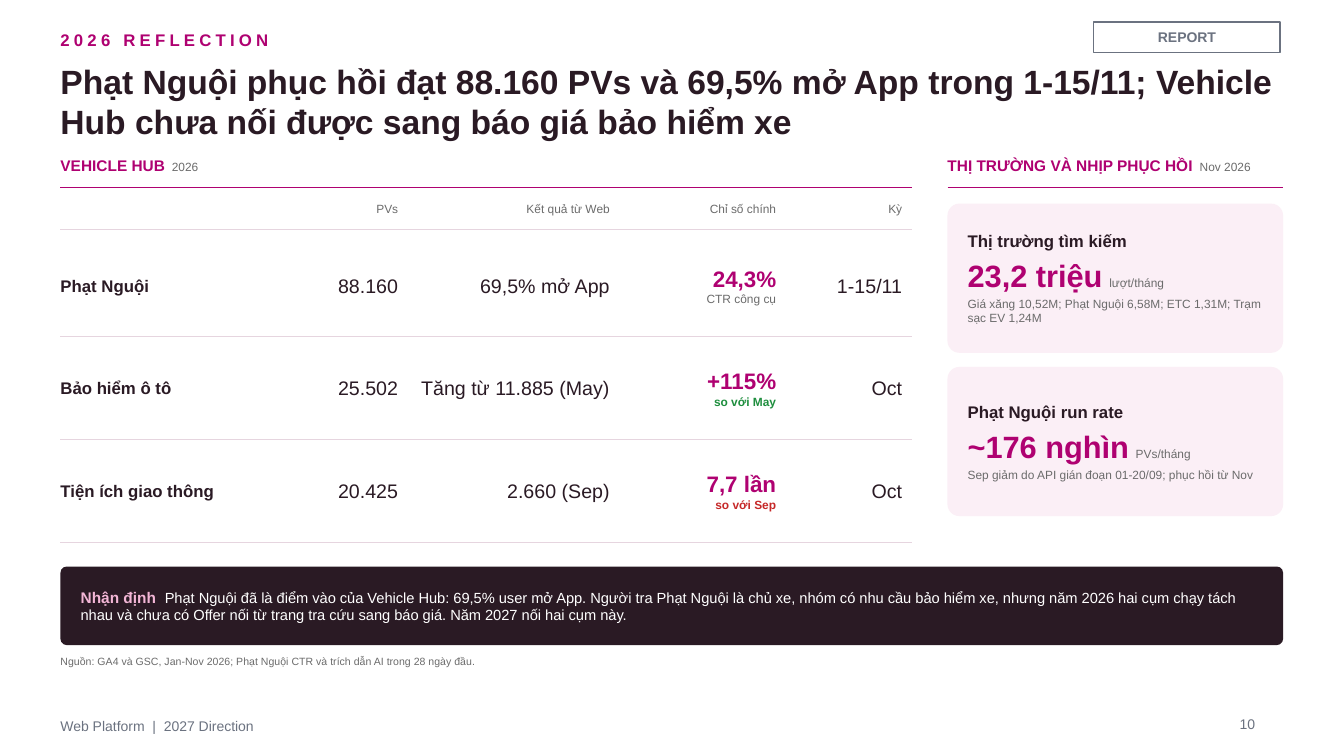
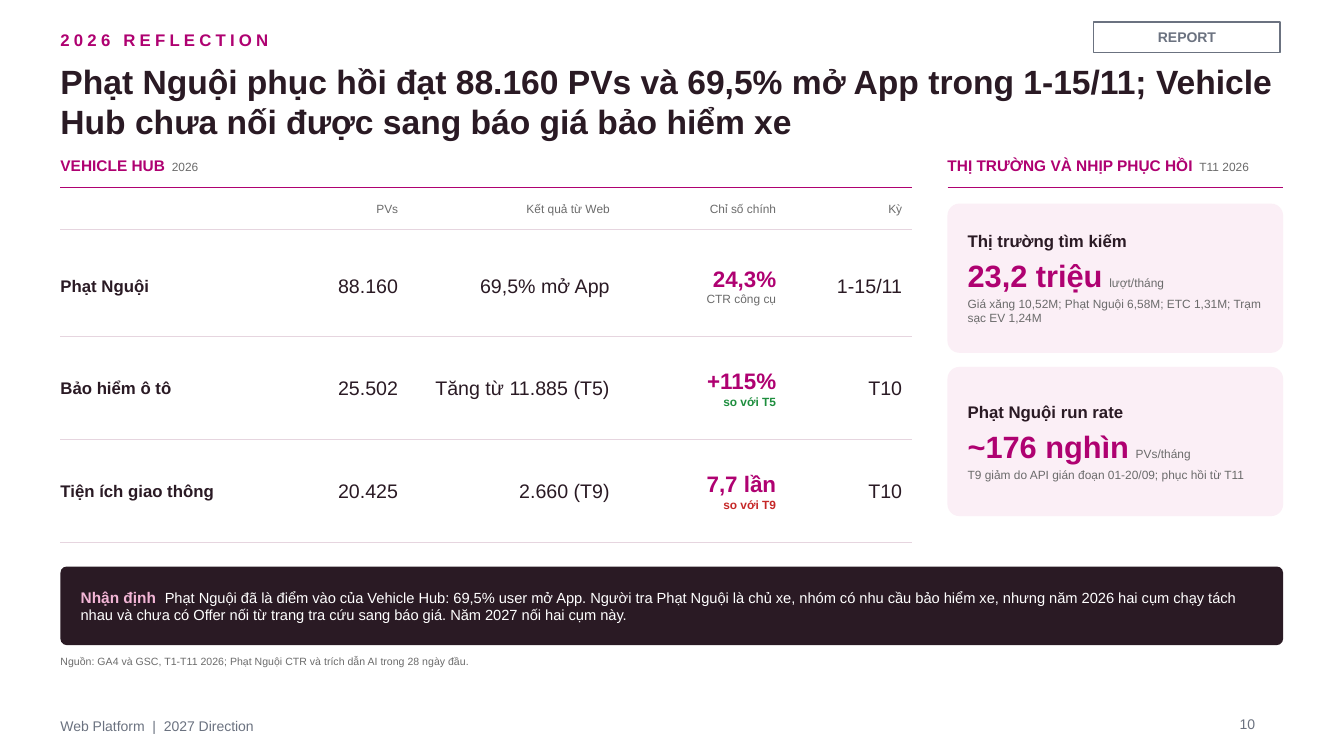
Before and after one commit to stormhoang/hienho-knowledgebase, a slide deck: slide 10 of 07_REPORTS/docs/strategy/2027 Direction - Web Platform (Framework).pptx. Drawn at 1344x756 pixels with LibreOffice and Linux fonts; fonts in the diff are those of the drawing. Boxes give left, top, right and bottom in pixels: in the first picture for what was removed or moved away, otherwise in the second. Text is boxed around its words. In the diff, an @@ line names an element or a change of style, - is before the commit and + after.

```diff
--- a/07_REPORTS/docs/strategy/2027 Direction - Web Platform (Framework).pptx
+++ b/07_REPORTS/docs/strategy/2027 Direction - Web Platform (Framework).pptx
@@ text at box(947, 159, 1249, 174): text changed @@
-THỊ TRƯỜNG VÀ NHỊP PHỤC HỒI Nov 2026
+THỊ TRƯỜNG VÀ NHỊP PHỤC HỒI T11 2026
@@ text at box(435, 380, 610, 399): text changed @@
-Tăng từ 11.885 (May)
+Tăng từ 11.885 (T5)
@@ text at box(868, 381, 902, 396): text changed @@
-Oct
+T10
@@ text at box(723, 397, 776, 406): text changed @@
-so với May
+so với T5
@@ text at box(968, 470, 1244, 481): text changed @@
-Sep giảm do API gián đoạn 01-20/09; phục hồi từ Nov
+T9 giảm do API gián đoạn 01-20/09; phục hồi từ T11
@@ text at box(519, 483, 610, 502): text changed @@
-2.660 (Sep)
+2.660 (T9)
@@ text at box(723, 500, 776, 509): text changed @@
-so với Sep
+so với T9
@@ text at box(868, 484, 902, 499): text changed @@
-Oct
+T10
@@ text at box(60, 657, 469, 667): text changed @@
-Nguồn: GA4 và GSC, Jan-Nov 2026; Phạt Nguội CTR và trích dẫn AI trong 28 ngày đầu.
+Nguồn: GA4 và GSC, T1-T11 2026; Phạt Nguội CTR và trích dẫn AI trong 28 ngày đầu.
```
Also in this commit, not shown: 12 other slides changed, 2 other files.
